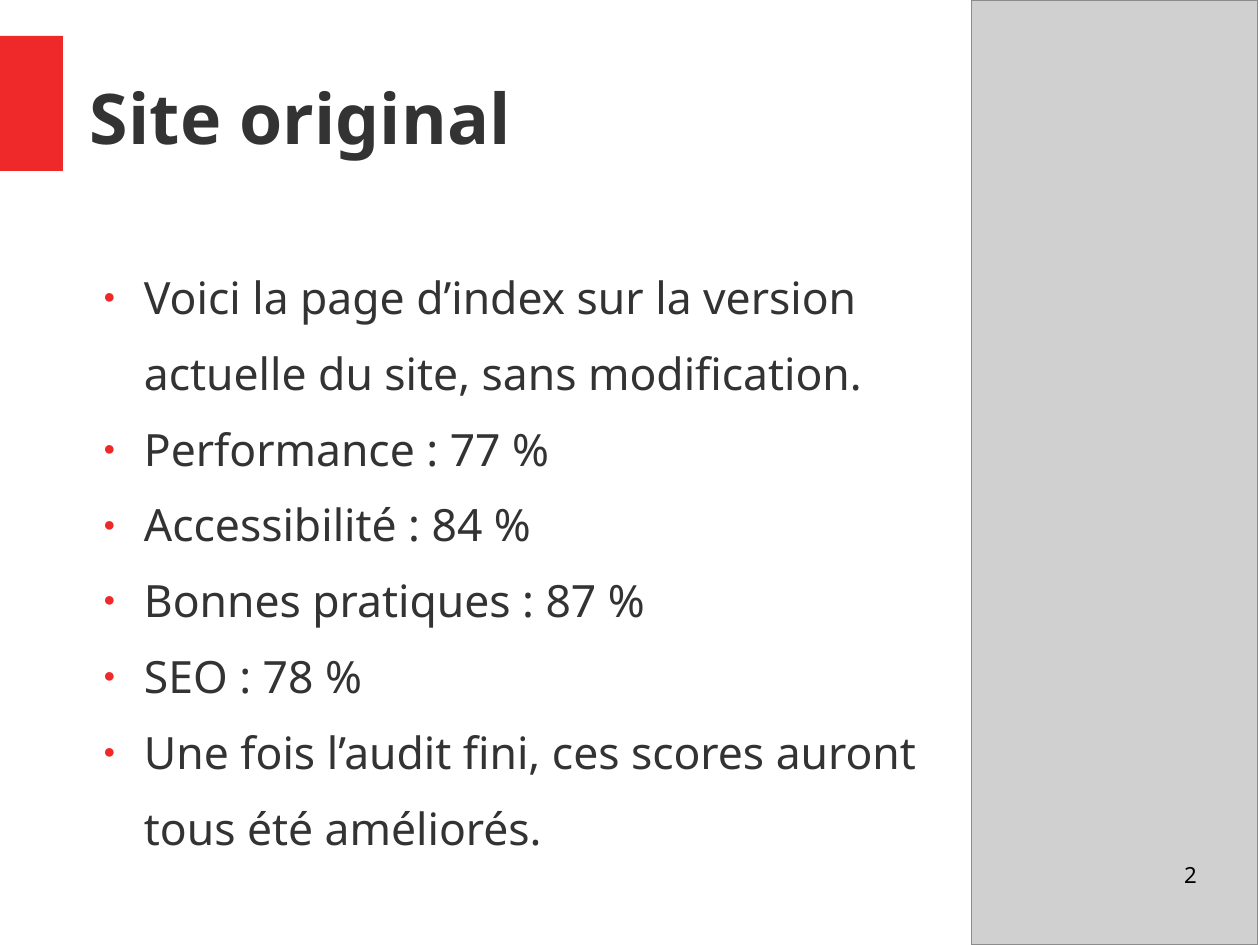
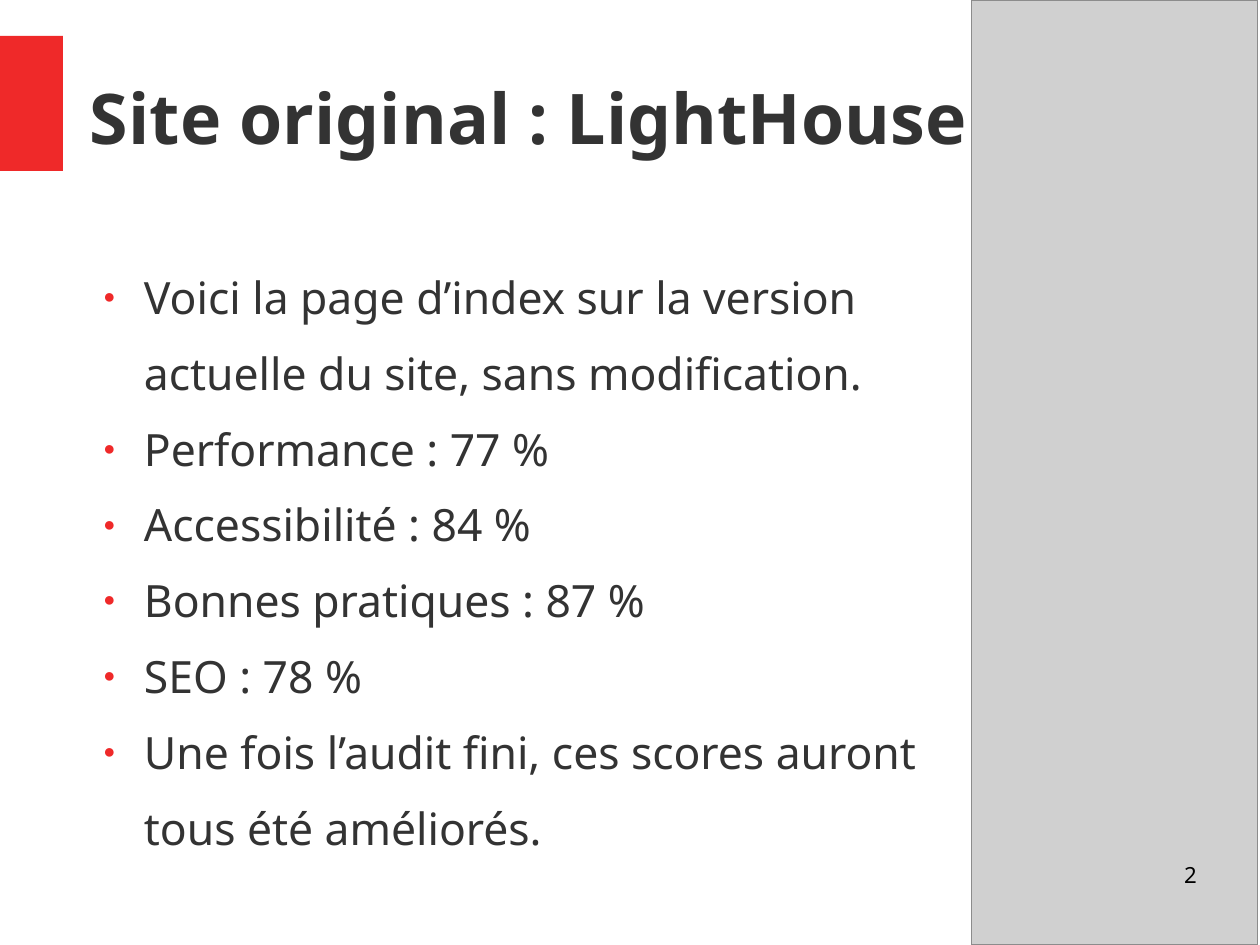
Before and after one commit to Vincent055681/VincentDiRaimondo_4_10052021, a slide deck: slide 2 of audit/Rapport.odp. Drawn at 1260x945 pixels with LibreOffice and Linux fonts; fonts in the diff are those of the drawing; grey boxes stand for pictures. Boxes give left, top, right and bottom in pixels: in the first picture for what was removed or moved away, otherwise in the second. Text is boxed around its words. In the diff, an @@ line names an element or a change of style, - is before the commit and + after.

```diff
--- a/audit/Rapport.odp
+++ b/audit/Rapport.odp
@@ title at (90,91,967,161): text changed @@
-Site original
+Site original : LightHouse
```
Also in this commit, not shown: 2 slides added, 2 slides removed, 2 other files.
